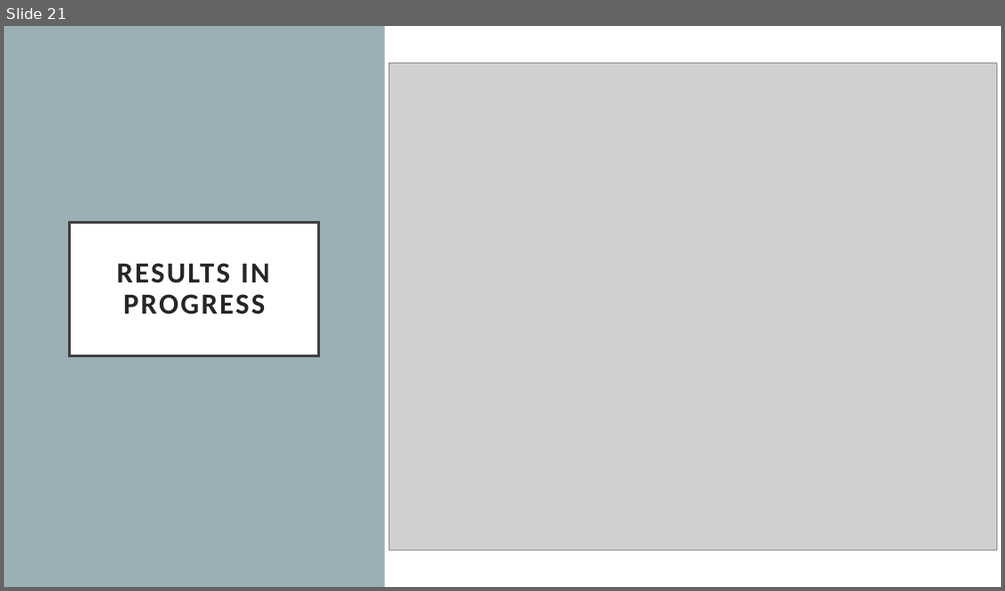
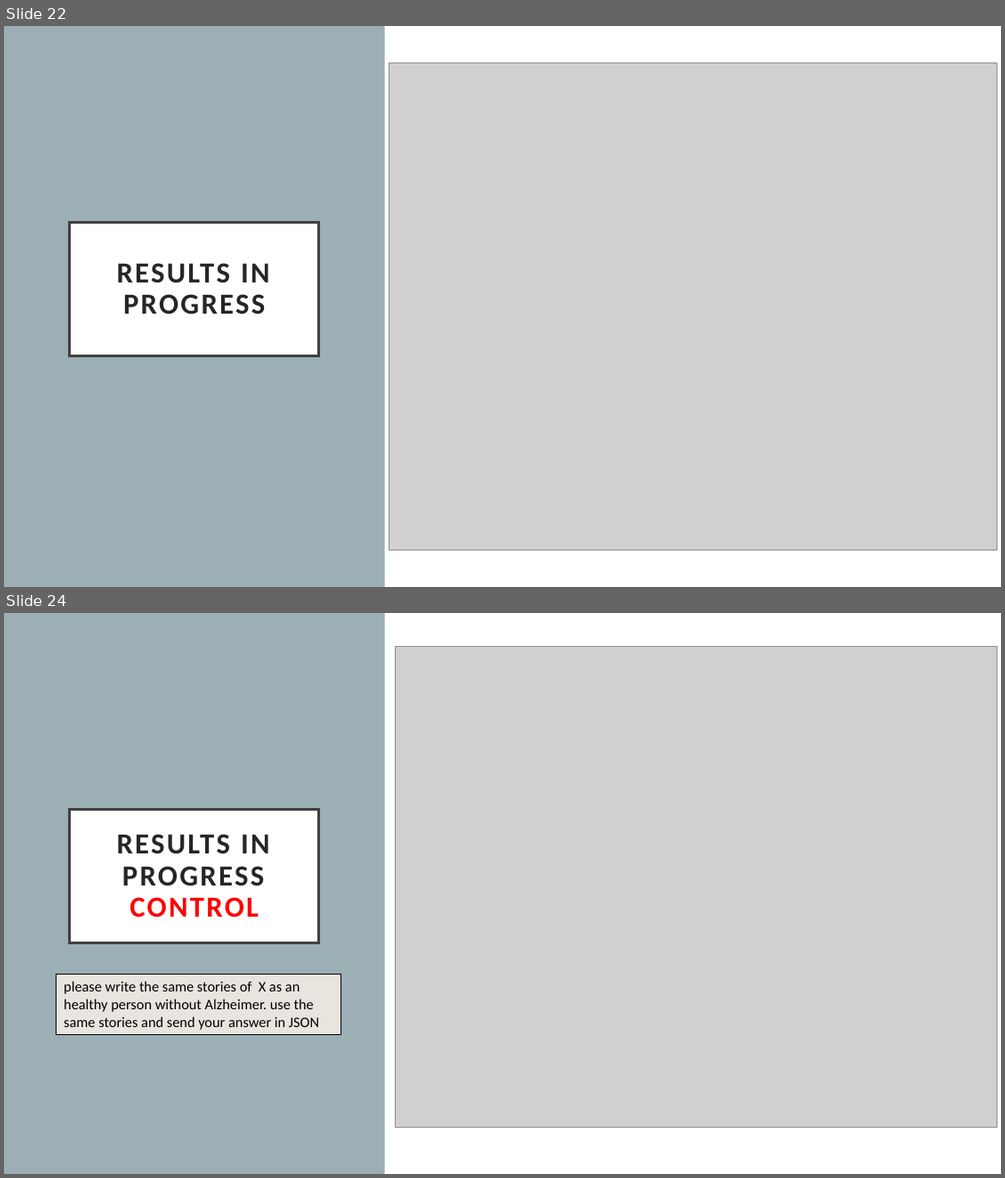
Before and after one commit to NetanelShalev/AD_LongitudinalDataGenerator, a slide deck: paper_presentation.pptx. Shown one above the other, each under a label of ours: slide 21 before the commit, slides 22 and 24 after it; the slides between them are not shown. The pictures are 1005x591 and 1005x1178 pixels, drawn with LibreOffice and Linux fonts; fonts in the diff are those of the drawing; grey boxes stand for pictures. Boxes give left, top, right and bottom in pixels: in the first picture for what was removed or moved away, otherwise in the second. Text is boxed around its words. In the diff, an @@ line names an element or a change of style, - is before the commit and + after.

```diff
--- a/paper_presentation.pptx
+++ b/paper_presentation.pptx
@@ slide 24 added at [4,613,1001,1174], background #FFFFFF @@
@@ rectangle added at [4,613,385,1174], fill #9BAFB5 @@
@@ picture added at [395,646,996,1127] @@
@@ title added at [70,810,319,943], fill #FFFFFF, outline #404040 2.5 pt, 28 pt, text #262626, bold @@
+RESULTS IN PROGRESS
+CONTROL
@@ rectangle added at [57,974,341,1035], fill #E8E5DE, outline #000000 0.75 pt, 14 pt, text #000000 @@
+please write the same stories of X as an healthy person without Alzheimer. use the same stories and send your answer in JSON
@@ what was slide 21 is now slide 22 @@
```
Also in this commit, not shown: 2 slides changed, 5 other slides added, 10 other files.
